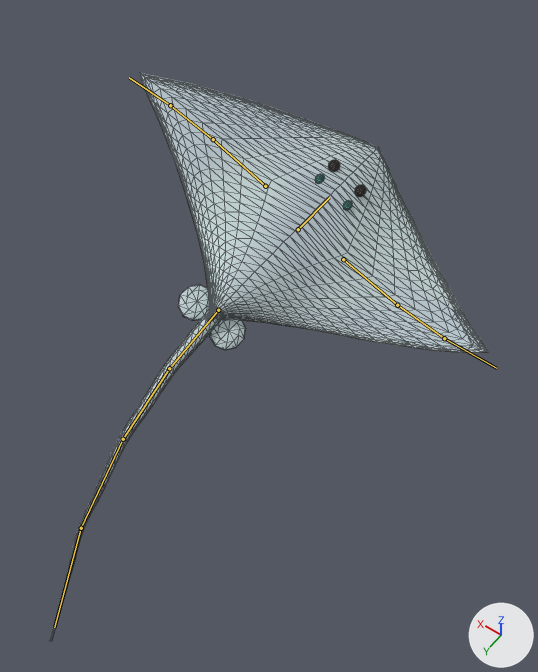
What one commit did to the glTF model assets/creatures/gallery_ray/gallery_ray.glb.
Camera for both pictures: a camera (50 mm lens) standing at (-1.031, 1.645, 1.88) and looking at (-0.164, 0.431, -0.028). Lighting does not change. The marker at lower right points along +X, +Y and +Z. The first picture is the older version. Both versions are drawn at frame 2 of the action 'hit'; the numbers are the values there. The bones that change, and the others that lie on the model, are drawn over the model as lines. Mesh edges are drawn as thin lines.

The first picture shows 'gallery_ray'.
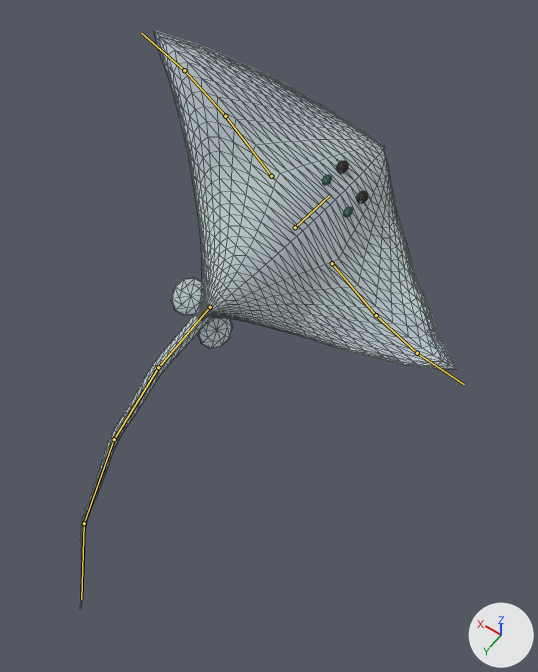
What differs and where, as boxes [x1, y1, x2, y2] in the pictures (538 x 672 px):
'gallery_ray', posed (14% narrower)
    before: [50, 73, 488, 642]
    after: [80, 31, 456, 609]
bone 'body', root to tip
    before: (298, 229) to (329, 197)
    after: (295, 227) to (329, 195)
bone 'wing_l0', root to tip
    before: (265, 186) to (213, 139)
    after: (271, 176) to (225, 116)
bone 'wing_l1', root to tip
    before: (213, 139) to (170, 105)
    after: (225, 116) to (184, 70)
bone 'wing_l2', root to tip
    before: (170, 105) to (129, 77)
    after: (184, 70) to (141, 33)
bone 'wing_r0', root to tip
    before: (343, 259) to (397, 305)
    after: (332, 263) to (376, 315)
bone 'wing_r1', root to tip
    before: (397, 305) to (444, 338)
    after: (376, 315) to (417, 353)
bone 'wing_r2', root to tip
    before: (444, 338) to (496, 368)
    after: (417, 353) to (464, 384)
bone 'tail_0', root to tip
    before: (218, 310) to (169, 368)
    after: (210, 307) to (158, 367)
bone 'tail_1', root to tip
    before: (169, 368) to (123, 439)
    after: (158, 367) to (114, 439)
bone 'tail_2', root to tip
    before: (123, 439) to (81, 528)
    after: (114, 439) to (84, 523)
bone 'tail_3', root to tip
    before: (81, 528) to (54, 627)
    after: (84, 523) to (81, 599)

What changed in the scene script:
```text
Change bone_body:
    where bone_body = bpy.data.objects['Armature'].pose.bones['body']  # child of 'root'
    bone_body.location: (0.0, -0.025, 0.035) -> (0.0, -0.044, 0.061)
    bone_body.rotation_quaternion: (0.968, 0.033, 0.223, -0.01) -> (0.92, 0.056, 0.383, -0.024)  # degrees (4, 26, 0) -> degrees (7, 45, 0)
Change bone_wing_l0:
    where bone_wing_l0 = bpy.data.objects['Armature'].pose.bones['wing_l0']  # child of 'body'
    bone_wing_l0.rotation_quaternion: (1.0, -0.026, 0.0, 0.0) -> (0.999, -0.046, 0.0, 0.0)  # degrees (-3, 0, 0) -> degrees (-5, 0, 0)
Change bone_wing_l1:
    where bone_wing_l1 = bpy.data.objects['Armature'].pose.bones['wing_l1']  # child of 'wing_l0'
    bone_wing_l1.rotation_quaternion: (0.999, -0.044, 0.0, 0.0) -> (0.997, -0.076, 0.0, 0.0)  # degrees (-5, 0, 0) -> degrees (-9, 0, 0)
Change bone_wing_l2:
    where bone_wing_l2 = bpy.data.objects['Armature'].pose.bones['wing_l2']  # child of 'wing_l1'
    bone_wing_l2.rotation_quaternion: (0.998, -0.061, 0.0, 0.0) -> (0.994, -0.106, 0.0, 0.0)  # degrees (-7, 0, 0) -> degrees (-12, 0, 0)
Change bone_wing_r0:
    where bone_wing_r0 = bpy.data.objects['Armature'].pose.bones['wing_r0']  # child of 'body'
    bone_wing_r0.rotation_quaternion: (0.998, 0.052, 0.0, 0.0) -> (0.996, 0.091, 0.0, 0.0)  # degrees (6, 0, 0) -> degrees (10, 0, 0)
Change bone_wing_r1:
    where bone_wing_r1 = bpy.data.objects['Armature'].pose.bones['wing_r1']  # child of 'wing_r0'
    bone_wing_r1.rotation_quaternion: (0.997, 0.07, 0.0, 0.0) -> (0.992, 0.121, 0.0, 0.0)  # degrees (8, 0, 0) -> degrees (14, 0, 0)
Change bone_wing_r2:
    where bone_wing_r2 = bpy.data.objects['Armature'].pose.bones['wing_r2']  # child of 'wing_r1'
    bone_wing_r2.rotation_quaternion: (0.995, 0.087, 0.0, 0.0) -> (0.988, 0.151, 0.0, 0.0)  # degrees (10, 0, 0) -> degrees (17, 0, 0)
Change bone_tail_0:
    where bone_tail_0 = bpy.data.objects['Armature'].pose.bones['tail_0']  # child of 'body'
    bone_tail_0.rotation_quaternion: (-0.999, 0.017, 0.001, -0.037) -> (-0.997, 0.03, 0.002, -0.064)  # degrees (-2, 0, 4) -> degrees (-3, 0, 7)
Change bone_tail_1:
    where bone_tail_1 = bpy.data.objects['Armature'].pose.bones['tail_1']  # child of 'tail_0'
    bone_tail_1.rotation_quaternion: (0.998, -0.024, -0.002, 0.055) -> (0.994, -0.042, -0.004, 0.095)  # degrees (-3, 0, 6) -> degrees (-5, 0, 11)
Change bone_tail_2:
    where bone_tail_2 = bpy.data.objects['Armature'].pose.bones['tail_2']  # child of 'tail_1'
    bone_tail_2.rotation_quaternion: (0.996, -0.031, -0.003, 0.073) -> (0.99, -0.054, -0.007, 0.127)  # degrees (-4, 0, 8) -> degrees (-6, 0, 15)
Change bone_tail_3:
    where bone_tail_3 = bpy.data.objects['Armature'].pose.bones['tail_3']  # child of 'tail_2'
    bone_tail_3.rotation_quaternion: (0.994, -0.038, -0.004, 0.091) -> (0.985, -0.066, -0.011, 0.158)  # degrees (-4, 0, 11) -> degrees (-8, 0, 18)
```
